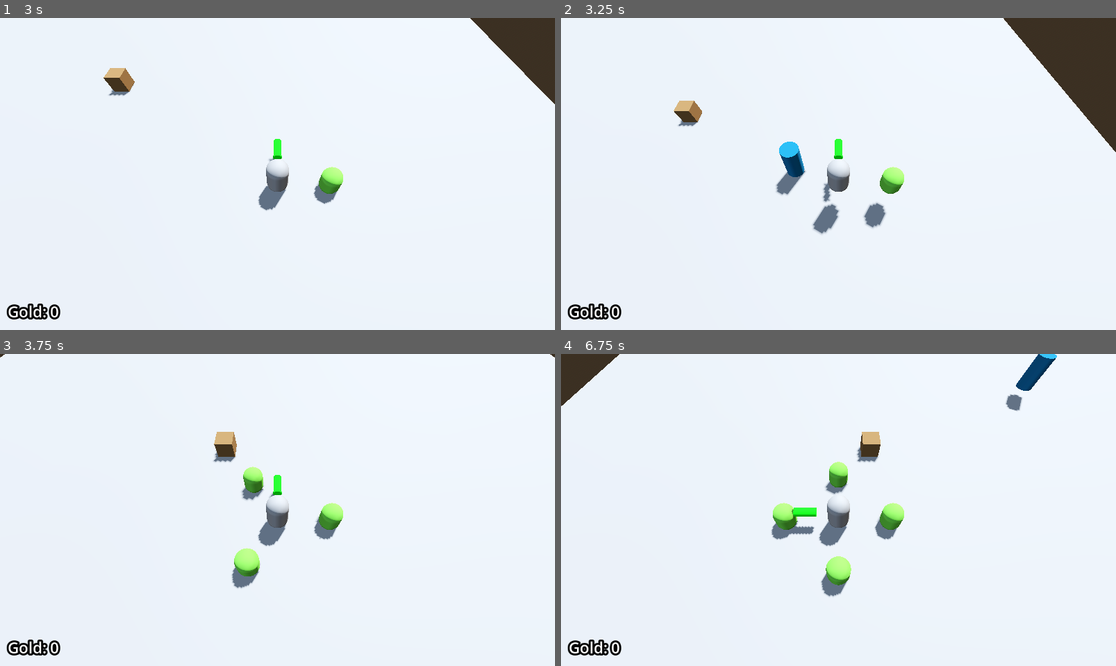
Above: before the commit, frames 1-4 (two rows, left to right).
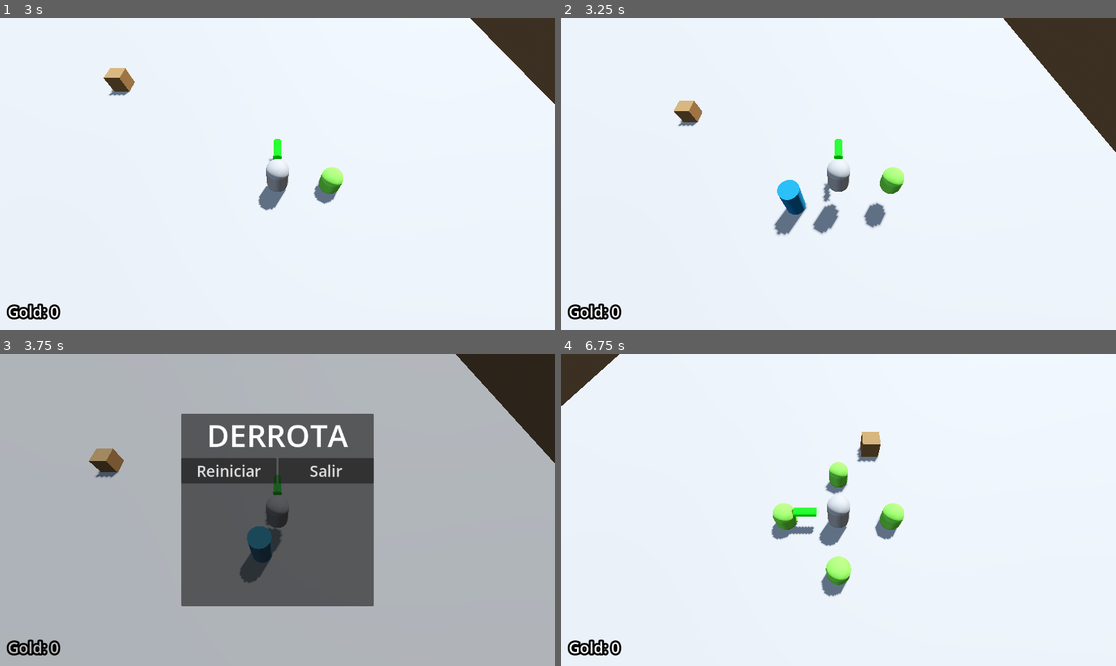
Above: after the commit, the same moments.

Repository: Ra-vanTech/ProjectBoozeArmy
Game: Godot game, scene res://Escena1_BoozeArmy.tscn
The game is run twice, just before and just after one commit, with the same random seed, the same clock (stepped at 60 frames per second) and the same inputs.
Inputs (mouse positions are in pixels of both pictures, inside the frame that each line leads up to):
- Up to frame 1 (3 s): tap Enter at 0.5 s; move the mouse to (399, 158) at 0.52 s; hold D (move_right) 0.53-1.28 s; tap Q (despawn_dwarf) at 0.6, 2.85 s; tap Space (jump) at 0.77, 1.52 s; move the mouse to (166, 189) at 1.27 s; hold S (move_back) 1.28-2.03 s; right-click (166, 189) at 1.35 s; move the mouse to (333, 105) at 2.02 s; hold D (move_right) 2.03-2.78 s; tap E (spawn_dwarf) at 2.1 s; move the mouse to (249, 236) at 2.77 s; hold W (move_forward) from 2.78 s (still down)
- Up to frame 2 (3.25 s): keep holding W (move_forward); tap Space (jump) at 3.02 s
- Up to frame 3 (3.75 s): release W (move_forward) at 3.5 s; click (227, 469) at 3.5 s, where only the run before the commit has a clickable "Reiniciar"
- Up to frame 4 (6.75 s): click (788, 469) at 4.25 s, where only the run after the commit has a clickable "Reiniciar"; tap Space (jump) at 5, 5.27, 6.02 s; move the mouse to (1005, 556) at 5.02 s; hold A (move_left) 5.03-6.53 s; right-click (1005, 556) at 5.1 s; move the mouse to (672, 463) at 5.77 s; tap E (spawn_dwarf) at 5.85 s; move the mouse to (866, 510) at 6.52 s; hold S (move_back) from 6.53 s (still down); tap Q (despawn_dwarf) at 6.6 s

Frame 1 is identical in both runs. In frame 2, 1.1% of the frame differs, in the area x 38-45%, y 39-70%; in frame 3, 99%, in the area x 0-100%, y 0-100%; in frame 4, 0.5%.

Commit message:
[feat] adició de un enemigo nuevo: el slime

Diff:
--- a/Escena1_BoozeArmy.tscn
+++ b/Escena1_BoozeArmy.tscn
@@ -5,9 +5,11 @@
 [ext_resource type="PackedScene" uid="uid://gu5kxa188pwq" path="res://ui/pause_screen/pause_screen_overlay.tscn" id="4_7120o"]
 [ext_resource type="PackedScene" uid="uid://boste4rk3c3ai" path="res://ui/death_screen/death_screen_overlay.tscn" id="4_gecc1"]
 [ext_resource type="PackedScene" uid="uid://bo4oxc3tixusn" path="res://ui/main/main_ui.tscn" id="5_7d05b"]
-[ext_resource type="PackedScene" uid="uid://cblq8gdlr12ok" path="res://entities/enemies/non_static/skeleton/scenes/skeleton.tscn" id="6_7d05b"]
+[ext_resource type="PackedScene" uid="uid://cblq8gdlr12ok" path="res://entities/enemies/non_static/skeleton/skeleton.tscn" id="6_7d05b"]
 [ext_resource type="PackedScene" uid="uid://gdpommu2v0so" path="res://core/managers/difficulty_manager/difficulty_manager.tscn" id="7_7120o"]
 [ext_resource type="PackedScene" uid="uid://cn5821b680m6u" path="res://core/managers/enemy_spawner/enemy_spawner.tscn" id="7_f7pk7"]
+[ext_resource type="Script" uid="uid://dpqvt1fotn1il" path="res://core/managers/enemy_spawner/enemy_spawner.gd" id="9_3cxb1"]
+[ext_resource type="PackedScene" uid="uid://cs7d4bolydibi" path="res://entities/enemies/non_static/slime/slime.tscn" id="10_vbyvm"]
 
 [sub_resource type="ProceduralSkyMaterial" id="ProceduralSkyMaterial_ged5l"]
 
@@ -61,11 +63,17 @@
 
 [node name="MainUi" parent="." unique_id=1531797009 instance=ExtResource("5_7d05b")]
 
-[node name="EnemySpawner" parent="." unique_id=2036019453 node_paths=PackedStringArray("difficulty_manager") groups=["spawner"] instance=ExtResource("7_f7pk7")]
+[node name="DifficultyManager" parent="." unique_id=974227039 instance=ExtResource("7_7120o")]
+game_time = 60.0
+
+[node name="SkeletonSpawner" parent="." unique_id=2036019453 node_paths=PackedStringArray("difficulty_manager") groups=["spawner"] instance=ExtResource("7_f7pk7")]
 enemy = ExtResource("6_7d05b")
 difficulty_manager = NodePath("../DifficultyManager")
 
-[node name="DifficultyManager" parent="." unique_id=974227039 instance=ExtResource("7_7120o")]
-game_time = 60.0
+[node name="SlimeSpawner" type="Node3D" parent="." unique_id=811020589 node_paths=PackedStringArray("difficulty_manager")]
+script = ExtResource("9_3cxb1")
+enemy = ExtResource("10_vbyvm")
+difficulty_manager = NodePath("../DifficultyManager")
+metadata/_custom_type_script = "uid://dpqvt1fotn1il"
 
 [connection signal="game_resumed" from="PauseScreenOverlay" to="Player_test" method="_on_pause_screen_overlay_game_resumed"]
--- /dev/null
+++ b/entities/enemies/non_static/skeleton/skeleton.tscn
@@ -0,0 +1,92 @@
+[gd_scene format=3 uid="uid://cblq8gdlr12ok"]
+
+[ext_resource type="Script" uid="uid://cjwk06lnd3o6p" path="res://entities/enemies/non_static/base/Enemy.gd" id="1_fcrg4"]
+[ext_resource type="Script" uid="uid://iin3yxgmowr1" path="res://entities/shared_components/HealthComponent.gd" id="2_ddkwl"]
+[ext_resource type="Script" uid="uid://b6kx01a4fiy0q" path="res://core/managers/state/state_machine.gd" id="2_xg3t2"]
+[ext_resource type="Script" uid="uid://ccuyrq1cbmgww" path="res://entities/shared_components/HitBoxComponent.gd" id="3_xg3t2"]
+[ext_resource type="Script" uid="uid://8gukc77why1y" path="res://entities/enemies/states/enemy_idle.gd" id="3_ywnua"]
+[ext_resource type="Script" uid="uid://bwex8x03l64sl" path="res://entities/enemies/states/enemy_moving.gd" id="4_f4cja"]
+[ext_resource type="Script" uid="uid://cet3rr2bu208v" path="res://entities/shared_components/MovementComponent.gd" id="4_ywnua"]
+[ext_resource type="Script" uid="uid://c6ub3j2g3x37e" path="res://entities/enemies/states/enemy_attacking.gd" id="5_55j6w"]
+[ext_resource type="Script" uid="uid://dqkntqlijjgaq" path="res://entities/enemies/shared/components/SeekingComponent.gd" id="5_ddkwl"]
+[ext_resource type="Script" uid="uid://782jxvlu2xc7" path="res://entities/enemies/states/enemy_dead.gd" id="6_tffy8"]
+
+[sub_resource type="StandardMaterial3D" id="StandardMaterial3D_klafe"]
+albedo_color = Color(0.011437358, 0.39136255, 0.5628932, 1)
+
+[sub_resource type="CylinderMesh" id="CylinderMesh_sryqm"]
+material = SubResource("StandardMaterial3D_klafe")
+
+[sub_resource type="CylinderShape3D" id="CylinderShape3D_ddkwl"]
+
+[sub_resource type="CylinderShape3D" id="CylinderShape3D_xg3t2"]
+radius = 1.0
+
+[node name="Enemy" type="CharacterBody3D" unique_id=1268067690 groups=["enemy"]]
+script = ExtResource("1_fcrg4")
+health = 30.0
+COINS_DROPPED = 100
+
+[node name="StateMachine" type="Node" parent="." unique_id=955776627 node_paths=PackedStringArray("initial_state")]
+unique_name_in_owner = true
+script = ExtResource("2_xg3t2")
+initial_state = NodePath("EnemyIdleState")
+
+[node name="EnemyIdleState" type="Node" parent="StateMachine" unique_id=1423566870 node_paths=PackedStringArray("body")]
+script = ExtResource("3_ywnua")
+body = NodePath("../..")
+
+[node name="EnemyMovingState" type="Node" parent="StateMachine" unique_id=1963339245]
+script = ExtResource("4_f4cja")
+
+[node name="EnemyAttackingState" type="Node" parent="StateMachine" unique_id=1041609991]
+script = ExtResource("5_55j6w")
+
+[node name="EnemyDeadState" type="Node" parent="StateMachine" unique_id=450953433 node_paths=PackedStringArray("parent")]
+script = ExtResource("6_tffy8")
+parent = NodePath("../..")
+
+[node name="MeshInstance3D" type="MeshInstance3D" parent="." unique_id=1757439371]
+mesh = SubResource("CylinderMesh_sryqm")
+skeleton = NodePath("../HealthComponent")
+
+[node name="CollisionShape3D" type="CollisionShape3D" parent="." unique_id=1645972453]
+shape = SubResource("CylinderShape3D_ddkwl")
+
+[node name="HealthComponent" type="Node" parent="." unique_id=636182245]
+unique_name_in_owner = true
+script = ExtResource("2_ddkwl")
+metadata/_custom_type_script = "uid://iin3yxgmowr1"
+
+[node name="HitBoxComponent" type="Area3D" parent="." unique_id=305230394 node_paths=PackedStringArray("health_component")]
+unique_name_in_owner = true
+script = ExtResource("3_xg3t2")
+health_component = NodePath("../HealthComponent")
+metadata/_custom_type_script = "uid://ccuyrq1cbmgww"
+
+[node name="CollisionShape3D2" type="CollisionShape3D" parent="HitBoxComponent" unique_id=61894641]
+shape = SubResource("CylinderShape3D_ddkwl")
+
+[node name="MovementComponent" type="Node" parent="." unique_id=1510550997 node_paths=PackedStringArray("BODY", "MODEL")]
+unique_name_in_owner = true
+script = ExtResource("4_ywnua")
+BODY = NodePath("..")
+MODEL = NodePath("../MeshInstance3D")
+metadata/_custom_type_script = "uid://cet3rr2bu208v"
+
+[node name="SeekingComponent" type="Node3D" parent="." unique_id=330104297]
+unique_name_in_owner = true
+script = ExtResource("5_ddkwl")
+
+[node name="EnemyAttackRange" type="Area3D" parent="." unique_id=1231579690]
+unique_name_in_owner = true
+collision_layer = 0
+collision_mask = 2
+
+[node name="CollisionShape3D" type="CollisionShape3D" parent="EnemyAttackRange" unique_id=394272658]
+transform = Transform3D(1, 0, 0, 0, 1, 0, 0, 0, 1, 0.027703285, -0.04476273, -0.0118716955)
+shape = SubResource("CylinderShape3D_xg3t2")
+
+[connection signal="has_died" from="HealthComponent" to="." method="_on_health_component_has_died"]
+[connection signal="body_entered" from="EnemyAttackRange" to="StateMachine/EnemyMovingState" method="_on_enemy_attack_range_body_entered"]
+[connection signal="body_exited" from="EnemyAttackRange" to="StateMachine/EnemyAttackingState" method="_on_enemy_attack_range_body_exited"]
--- a/entities/enemies/non_static/skeleton/scenes/skeleton.tscn
+++ b/entities/enemies/non_static/slime/slime.tscn
@@ -1,49 +1,51 @@
-[gd_scene format=3 uid="uid://cblq8gdlr12ok"]
+[gd_scene format=3 uid="uid://cs7d4bolydibi"]
 
-[ext_resource type="Script" uid="uid://c1iu7dkwwyhav" path="res://entities/enemies/non_static/base/Enemy.gd" id="1_fcrg4"]
-[ext_resource type="Script" uid="uid://iin3yxgmowr1" path="res://entities/shared_components/HealthComponent.gd" id="2_ddkwl"]
-[ext_resource type="Script" uid="uid://u7hnmfdjwvy3" path="res://core/managers/state/state_machine.gd" id="2_xg3t2"]
-[ext_resource type="Script" uid="uid://ccuyrq1cbmgww" path="res://entities/shared_components/HitBoxComponent.gd" id="3_xg3t2"]
-[ext_resource type="Script" uid="uid://kf7pxi2eewp6" path="res://entities/enemies/states/enemy_idle.gd" id="3_ywnua"]
-[ext_resource type="Script" uid="uid://ctgttb1wkoe43" path="res://entities/enemies/states/enemy_moving.gd" id="4_f4cja"]
-[ext_resource type="Script" uid="uid://cet3rr2bu208v" path="res://entities/shared_components/MovementComponent.gd" id="4_ywnua"]
-[ext_resource type="Script" uid="uid://c24hygkkn2shv" path="res://entities/enemies/states/enemy_attacking.gd" id="5_55j6w"]
-[ext_resource type="Script" uid="uid://dvlj334lnxudv" path="res://entities/enemies/shared/components/SeekingComponent.gd" id="5_ddkwl"]
-[ext_resource type="Script" uid="uid://wag8aaj4twxs" path="res://entities/enemies/states/enemy_dead.gd" id="6_tffy8"]
+[ext_resource type="Script" uid="uid://cjwk06lnd3o6p" path="res://entities/enemies/non_static/base/Enemy.gd" id="1_olpvl"]
+[ext_resource type="Script" uid="uid://b6kx01a4fiy0q" path="res://core/managers/state/state_machine.gd" id="2_8ovst"]
+[ext_resource type="Script" uid="uid://8gukc77why1y" path="res://entities/enemies/states/enemy_idle.gd" id="3_xpigb"]
+[ext_resource type="Script" uid="uid://bwex8x03l64sl" path="res://entities/enemies/states/enemy_moving.gd" id="4_kvri0"]
+[ext_resource type="Script" uid="uid://c6ub3j2g3x37e" path="res://entities/enemies/states/enemy_attacking.gd" id="5_3x8g5"]
+[ext_resource type="Script" uid="uid://782jxvlu2xc7" path="res://entities/enemies/states/enemy_dead.gd" id="6_yb287"]
+[ext_resource type="Script" uid="uid://iin3yxgmowr1" path="res://entities/shared_components/HealthComponent.gd" id="7_eqxyq"]
+[ext_resource type="Script" uid="uid://ccuyrq1cbmgww" path="res://entities/shared_components/HitBoxComponent.gd" id="8_5j733"]
+[ext_resource type="Script" uid="uid://cet3rr2bu208v" path="res://entities/shared_components/MovementComponent.gd" id="9_eewvh"]
+[ext_resource type="Script" uid="uid://dqkntqlijjgaq" path="res://entities/enemies/shared/components/SeekingComponent.gd" id="10_iqgmn"]
 
 [sub_resource type="StandardMaterial3D" id="StandardMaterial3D_klafe"]
-albedo_color = Color(0.011437358, 0.39136255, 0.5628932, 1)
+albedo_color = Color(0, 0.5441247, 0.22875264, 1)
 
 [sub_resource type="CylinderMesh" id="CylinderMesh_sryqm"]
 material = SubResource("StandardMaterial3D_klafe")
+height = 1.0
 
 [sub_resource type="CylinderShape3D" id="CylinderShape3D_ddkwl"]
+height = 1.0
 
 [sub_resource type="CylinderShape3D" id="CylinderShape3D_xg3t2"]
+height = 1.0
 radius = 1.0
 
 [node name="Enemy" type="CharacterBody3D" unique_id=1268067690 groups=["enemy"]]
-script = ExtResource("1_fcrg4")
+script = ExtResource("1_olpvl")
 health = 10.0
-COINS_DROPPED = 100
 
 [node name="StateMachine" type="Node" parent="." unique_id=955776627 node_paths=PackedStringArray("initial_state")]
 unique_name_in_owner = true
-script = ExtResource("2_xg3t2")
+script = ExtResource("2_8ovst")
 initial_state = NodePath("EnemyIdleState")
 
 [node name="EnemyIdleState" type="Node" parent="StateMachine" unique_id=1423566870 node_paths=PackedStringArray("body")]
-script = ExtResource("3_ywnua")
+script = ExtResource("3_xpigb")
 body = NodePath("../..")
 
 [node name="EnemyMovingState" type="Node" parent="StateMachine" unique_id=1963339245]
-script = ExtResource("4_f4cja")
+script = ExtResource("4_kvri0")
 
 [node name="EnemyAttackingState" type="Node" parent="StateMachine" unique_id=1041609991]
-script = ExtResource("5_55j6w")
+script = ExtResource("5_3x8g5")
 
 [node name="EnemyDeadState" type="Node" parent="StateMachine" unique_id=450953433 node_paths=PackedStringArray("parent")]
-script = ExtResource("6_tffy8")
+script = ExtResource("6_yb287")
 parent = NodePath("../..")
 
 [node name="MeshInstance3D" type="MeshInstance3D" parent="." unique_id=1757439371]
Not shown: 2 places in entities/enemies/non_static/slime/slime.tscn that only renumber resources
